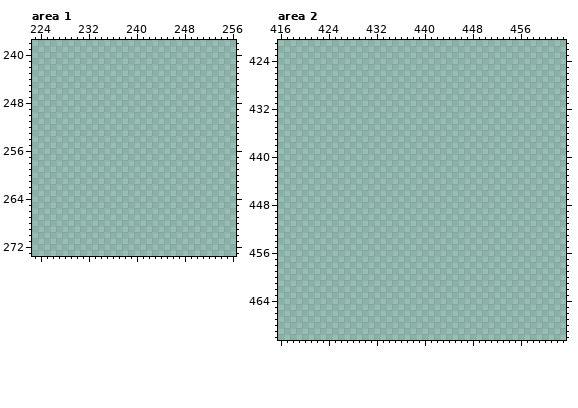
Two states of a pixel-art file, Assets/Art/Content.aseprite. The picture above was drawn from the file before the commit.
512x512 pixels, 1 frame. Colours within 5 levels of each other are drawn and written as one. Shown: area 1: x 223..256, y 238..273; area 2: x 416..463, y 421..470. The commit also changed other parts of the picture, which this record leaves out.
The same view after the edit:
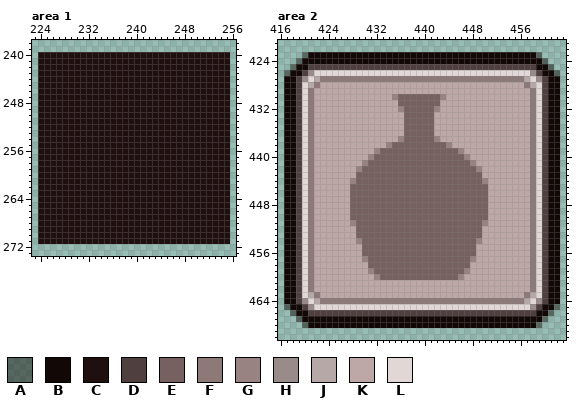
Palette (. is transparent): A #12080579  B #120805  C #1f100f  D #4f3f3e  E #776160  F #8d7978  G #998382  H #988b8a  J #b6a8a7  K #bea8a7  L #e0d7d6
What changed:
layer "Layer 32" added
Changed rows in their new state; - is an unchanged pixel.
Area 1, layer "Layer 32":
first column x 224:
240 CCCCCCCCCCCCCCCCCCCCCCCCCCCCCCCC
241 CCCCCCCCCCCCCCCCCCCCCCCCCCCCCCCC
242 CCCCCCCCCCCCCCCCCCCCCCCCCCCCCCCC
243 CCCCCCCCCCCCCCCCCCCCCCCCCCCCCCCC
244 CCCCCCCCCCCCCCCCCCCCCCCCCCCCCCCC
245 CCCCCCCCCCCCCCCCCCCCCCCCCCCCCCCC
246 CCCCCCCCCCCCCCCCCCCCCCCCCCCCCCCC
247 CCCCCCCCCCCCCCCCCCCCCCCCCCCCCCCC
248 CCCCCCCCCCCCCCCCCCCCCCCCCCCCCCCC
249 CCCCCCCCCCCCCCCCCCCCCCCCCCCCCCCC
250 CCCCCCCCCCCCCCCCCCCCCCCCCCCCCCCC
251 CCCCCCCCCCCCCCCCCCCCCCCCCCCCCCCC
252 CCCCCCCCCCCCCCCCCCCCCCCCCCCCCCCC
253 CCCCCCCCCCCCCCCCCCCCCCCCCCCCCCCC
254 CCCCCCCCCCCCCCCCCCCCCCCCCCCCCCCC
255 CCCCCCCCCCCCCCCCCCCCCCCCCCCCCCCC
256 CCCCCCCCCCCCCCCCCCCCCCCCCCCCCCCC
257 CCCCCCCCCCCCCCCCCCCCCCCCCCCCCCCC
258 CCCCCCCCCCCCCCCCCCCCCCCCCCCCCCCC
259 CCCCCCCCCCCCCCCCCCCCCCCCCCCCCCCC
260 CCCCCCCCCCCCCCCCCCCCCCCCCCCCCCCC
261 CCCCCCCCCCCCCCCCCCCCCCCCCCCCCCCC
262 CCCCCCCCCCCCCCCCCCCCCCCCCCCCCCCC
263 CCCCCCCCCCCCCCCCCCCCCCCCCCCCCCCC
264 CCCCCCCCCCCCCCCCCCCCCCCCCCCCCCCC
265 CCCCCCCCCCCCCCCCCCCCCCCCCCCCCCCC
266 CCCCCCCCCCCCCCCCCCCCCCCCCCCCCCCC
267 CCCCCCCCCCCCCCCCCCCCCCCCCCCCCCCC
268 CCCCCCCCCCCCCCCCCCCCCCCCCCCCCCCC
269 CCCCCCCCCCCCCCCCCCCCCCCCCCCCCCCC
270 CCCCCCCCCCCCCCCCCCCCCCCCCCCCCCCC
271 CCCCCCCCCCCCCCCCCCCCCCCCCCCCCCCC
Area 2, layer "Store/PotionSlot":
first column x 417:
423 ---ABBBBBBBBBBBBBBBBBBBBBBBBBBBBBBBBBBBBBBA---
424 --ABBBBBBBBBBBBBBBBBBBBBBBBBBBBBBBBBBBBBBBBA--
425 -ABBDDDDDDDDDDDDDDDDDDDDDDDDDDDDDDDDDDDDDDBBA-
426 ABBDHLLLLLLLLLLLLLLLLLLLLLLLLLLLLLLLLLLLLHDBBA
427 BBDHLJFFFFFFFFFFFFFFFFFFFFFFFFFFFFFFFFFFJLHDBB
428 BBDLJFKKKKKKKKKKKKKKKKKKKKKKKKKKKKKKKKKKFJLDBB
429 BBDLFKKKKKKKKKKKKKKKKKKKKKKKKKKKKKKKKKKKKFLDBB
430 BBDLFKKKKKKKKKKKKKGEEEEEEEGKKKKKKKKKKKKKKFLDBB
431 BBDLFKKKKKKKKKKKKKKEEEEEEEKKKKKKKKKKKKKKKFLDBB
432 BBDLFKKKKKKKKKKKKKKGEEEEEGKKKKKKKKKKKKKKKFLDBB
433 BBDLFKKKKKKKKKKKKKKKEEEEEKKKKKKKKKKKKKKKKFLDBB
434 BBDLFKKKKKKKKKKKKKKKEEEEEKKKKKKKKKKKKKKKKFLDBB
435 BBDLFKKKKKKKKKKKKKKKEEEEEKKKKKKKKKKKKKKKKFLDBB
436 BBDLFKKKKKKKKKKKKKKKEEEEEKKKKKKKKKKKKKKKKFLDBB
437 BBDLFKKKKKKKKKKKKKKGEEEEEGKKKKKKKKKKKKKKKFLDBB
438 BBDLFKKKKKKKKKKKKGEEEEEEEEEGKKKKKKKKKKKKKFLDBB
439 BBDLFKKKKKKKKKKGEEEEEEEEEEEEEGKKKKKKKKKKKFLDBB
440 BBDLFKKKKKKKKKGEEEEEEEEEEEEEEEGKKKKKKKKKKFLDBB
441 BBDLFKKKKKKKKGEEEEEEEEEEEEEEEEEGKKKKKKKKKFLDBB
442 BBDLFKKKKKKKGEEEEEEEEEEEEEEEEEEEGKKKKKKKKFLDBB
443 BBDLFKKKKKKKEEEEEEEEEEEEEEEEEEEEEKKKKKKKKFLDBB
444 BBDLFKKKKKKGEEEEEEEEEEEEEEEEEEEEEGKKKKKKKFLDBB
445 BBDLFKKKKKKEEEEEEEEEEEEEEEEEEEEEEEKKKKKKKFLDBB
446 BBDLFKKKKKKEEEEEEEEEEEEEEEEEEEEEEEKKKKKKKFLDBB
447 BBDLFKKKKKKEEEEEEEEEEEEEEEEEEEEEEEKKKKKKKFLDBB
448 BBDLFKKKKKKEEEEEEEEEEEEEEEEEEEEEEEKKKKKKKFLDBB
449 BBDLFKKKKKKEEEEEEEEEEEEEEEEEEEEEEEKKKKKKKFLDBB
450 BBDLFKKKKKKEEEEEEEEEEEEEEEEEEEEEEEKKKKKKKFLDBB
451 BBDLFKKKKKKGEEEEEEEEEEEEEEEEEEEEEGKKKKKKKFLDBB
452 BBDLFKKKKKKKEEEEEEEEEEEEEEEEEEEEEKKKKKKKKFLDBB
453 BBDLFKKKKKKKEEEEEEEEEEEEEEEEEEEEEKKKKKKKKFLDBB
454 BBDLFKKKKKKKGEEEEEEEEEEEEEEEEEEEGKKKKKKKKFLDBB
455 BBDLFKKKKKKKKEEEEEEEEEEEEEEEEEEEKKKKKKKKKFLDBB
456 BBDLFKKKKKKKKEEEEEEEEEEEEEEEEEEEKKKKKKKKKFLDBB
457 BBDLFKKKKKKKKGEEEEEEEEEEEEEEEEEGKKKKKKKKKFLDBB
458 BBDLFKKKKKKKKKEEEEEEEEEEEEEEEEEKKKKKKKKKKFLDBB
459 BBDLFKKKKKKKKKGEEEEEEEEEEEEEEEGKKKKKKKKKKFLDBB
460 BBDLFKKKKKKKKKKGEEEEEEEEEEEEEGKKKKKKKKKKKFLDBB
461 BBDLFKKKKKKKKKKKKKKKKKKKKKKKKKKKKKKKKKKKKFLDBB
462 BBDLFKKKKKKKKKKKKKKKKKKKKKKKKKKKKKKKKKKKKFLDBB
463 BBDLJFKKKKKKKKKKKKKKKKKKKKKKKKKKKKKKKKKKFJLDBB
464 BBDHLJFFFFFFFFFFFFFFFFFFFFFFFFFFFFFFFFFFJLHDBB
465 ABBDHLLLLLLLLLLLLLLLLLLLLLLLLLLLLLLLLLLLLHDBBA
466 -ABBDDDDDDDDDDDDDDDDDDDDDDDDDDDDDDDDDDDDDDBBA-
467 --ABBBBBBBBBBBBBBBBBBBBBBBBBBBBBBBBBBBBBBBBA--
468 ---ABBBBBBBBBBBBBBBBBBBBBBBBBBBBBBBBBBBBBBA---
Boxes around the changes in both pictures, in picture pixels (x1, y1, x2, y2):
added: (38, 52, 230, 244)
added: (284, 52, 560, 328)
